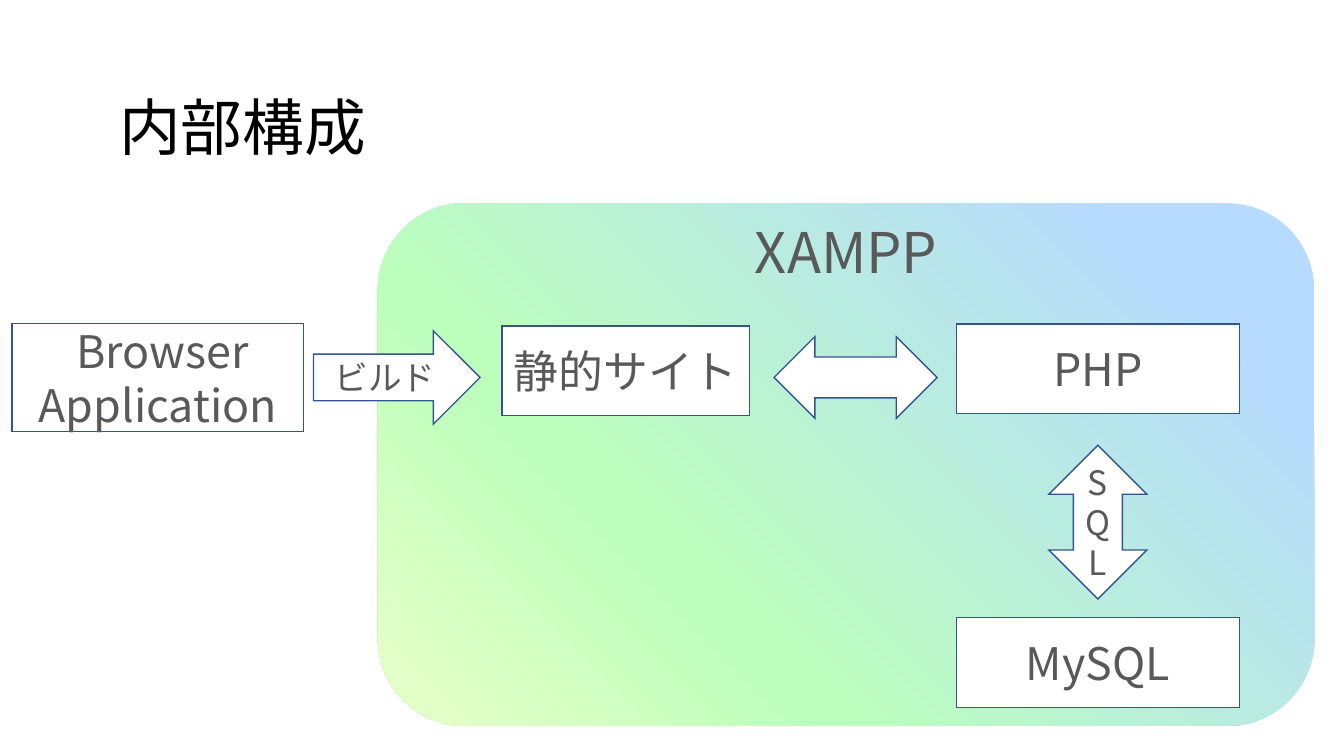
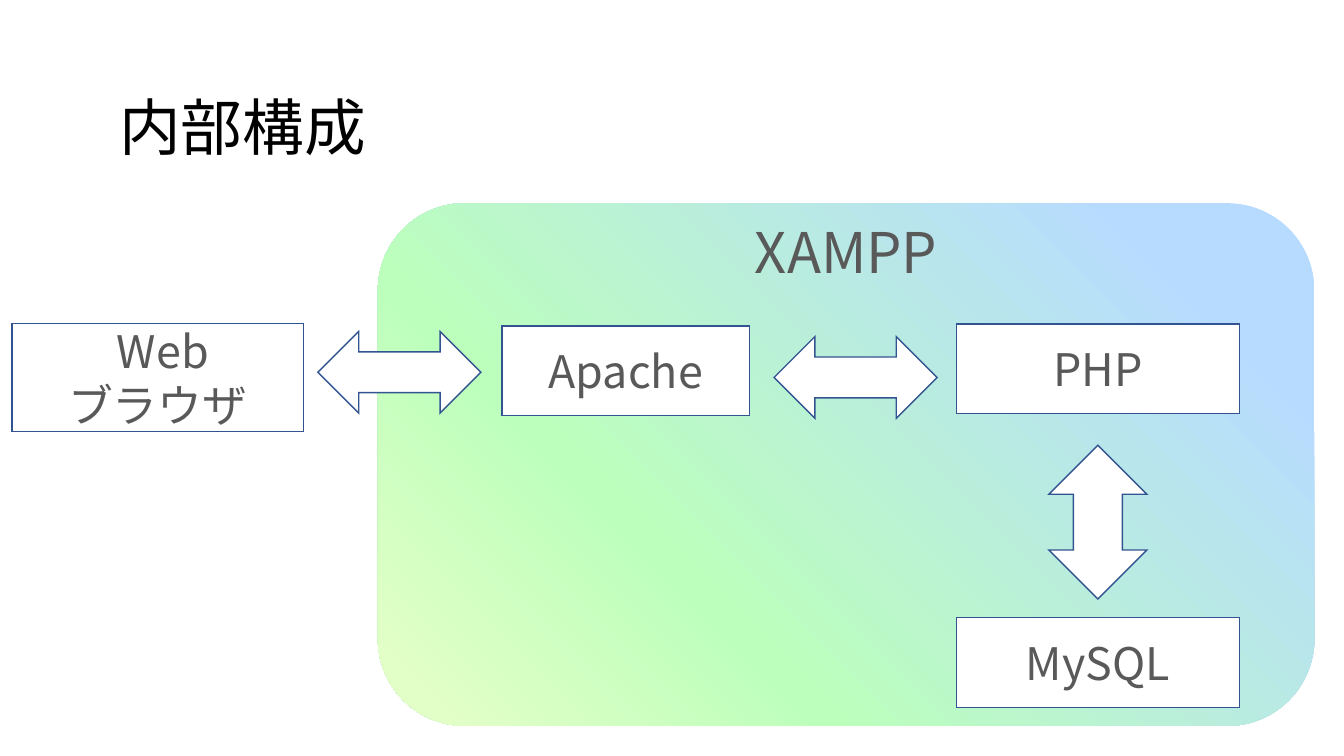
Before and after one commit to ivy239007/PG-, a slide deck: slide 7 of プレゼン/プレゼン資料(板井編集中).pptx. Drawn at 1344x756 pixels with LibreOffice and Linux fonts; fonts in the diff are those of the drawing; background and template pictures are left out. Boxes give left, top, right and bottom in pixels: in the first picture for what was removed or moved away, otherwise in the second. Text is boxed around its words. In the diff, an @@ line names an element or a change of style, - is before the commit and + after.

Commit message:
修正

```diff
--- a/プレゼン/プレゼン資料(板井編集中).pptx
+++ b/プレゼン/プレゼン資料(板井編集中).pptx
@@ text in rectangle at [68,323,247,432]: text changed @@
-Browser
-Application
+Web
+ブラウザ
@@ right arrow removed at [314,331,480,423] @@
-ビルド
@@ left right arrow added at [318,332,481,413], fill #FFFFFF, outline #325491 1 pt @@
@@ text in rectangle at [549,352,703,399]: text changed @@
-静的サイト
+Apache
@@ text in up down arrow at [1050,446,1147,600]: text removed @@
-SQL
```
